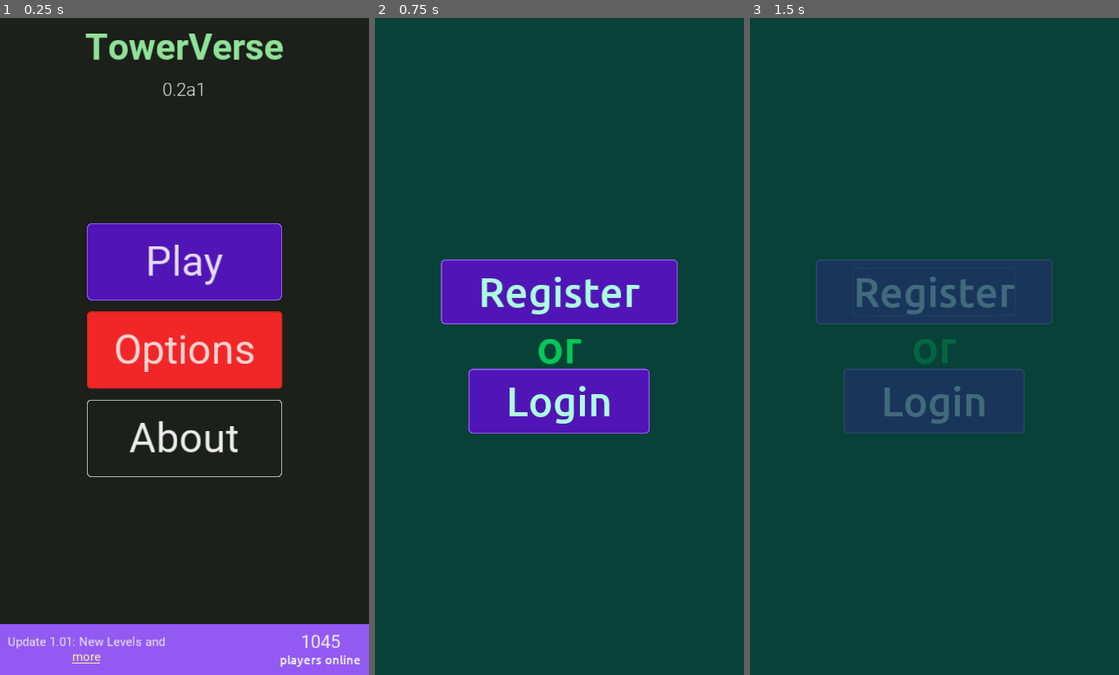
Above: before the commit, frames 1-3 (left to right).
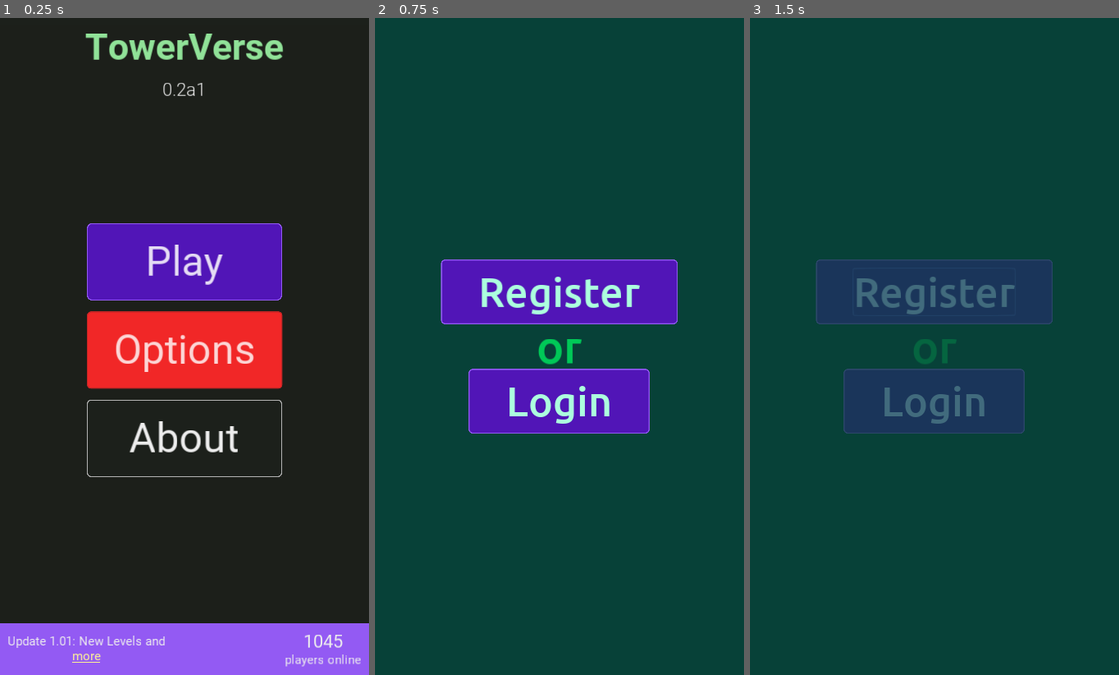
Above: after the commit, the same moments.

Repository: TowerVerse/towerverseandroid
Game: Godot game, scene res://assets/Scenes/StartMenu.tscn
Same seed, same stepped clock (60 frames per second), same inputs: the game is played once before the commit and once after it.
Inputs:
- Up to frame 1 (0.25 s): no input
- Up to frame 2 (0.75 s): click "Play" at 0.5 s
- Up to frame 3 (1.5 s): click "Register" at 1.25 s

The runs differ from the first frame. In frame 1, 0.7% of the frame differs, in the area x 0-100%, y 92-99%; in frame 2, nothing differs; in frame 3, nothing differs.

Commit message:
Start menu fix

Diff:
--- a/assets/Scenes/StartMenu.tscn
+++ b/assets/Scenes/StartMenu.tscn
@@ -2,7 +2,6 @@
 
 [ext_resource path="res://assets/Scripts/StartMenu.gd" type="Script" id=3]
 [ext_resource path="res://assets/Fonts/label_font.tres" type="DynamicFont" id=6]
-[ext_resource path="res://assets/Fonts/Ubuntu-Medium.ttf" type="DynamicFontData" id=7]
 
 [sub_resource type="Gradient" id=1]
 offsets = PoolRealArray( 0 )
@@ -101,18 +100,21 @@
 use_filter = true
 font_data = SubResource( 18 )
 
-[sub_resource type="DynamicFontData" id=13]
+[sub_resource type="DynamicFontData" id=19]
 font_path = "res://assets/Fonts/Roboto-Regular.ttf"
 
 [sub_resource type="DynamicFont" id=11]
 size = 36
 use_filter = true
-font_data = SubResource( 13 )
+font_data = SubResource( 19 )
+
+[sub_resource type="DynamicFontData" id=20]
+font_path = "res://assets/Fonts/Roboto-Regular.ttf"
 
 [sub_resource type="DynamicFont" id=12]
 size = 24
 use_filter = true
-font_data = ExtResource( 7 )
+font_data = SubResource( 20 )
 
 [node name="StartMenu" type="MarginContainer"]
 anchor_right = 1.0
@@ -237,7 +239,7 @@
 }
 
 [node name="bottom_container" type="PanelContainer" parent="."]
-margin_top = 1179.0
+margin_top = 1178.0
 margin_right = 720.0
 margin_bottom = 1280.0
 size_flags_vertical = 10
@@ -248,7 +250,7 @@
 
 [node name="margin_container" type="MarginContainer" parent="bottom_container"]
 margin_right = 720.0
-margin_bottom = 101.0
+margin_bottom = 102.0
 custom_constants/margin_right = 15
 custom_constants/margin_top = 15
 custom_constants/margin_left = 15
@@ -258,12 +260,12 @@
 margin_left = 15.0
 margin_top = 15.0
 margin_right = 705.0
-margin_bottom = 86.0
+margin_bottom = 87.0
 
 [node name="update_container" type="VBoxContainer" parent="bottom_container/margin_container/h_box_container"]
-margin_top = 6.0
+margin_top = 7.0
 margin_right = 309.0
-margin_bottom = 64.0
+margin_bottom = 65.0
 size_flags_horizontal = 0
 size_flags_vertical = 4
 custom_constants/separation = 0
@@ -289,16 +291,16 @@
 text = "more"
 
 [node name="player_count_container" type="VBoxContainer" parent="bottom_container/margin_container/h_box_container"]
-margin_left = 533.0
+margin_left = 543.0
 margin_right = 690.0
-margin_bottom = 71.0
+margin_bottom = 72.0
 size_flags_horizontal = 10
 size_flags_vertical = 4
 custom_constants/separation = 0
 
 [node name="count" type="Label" parent="bottom_container/margin_container/h_box_container/player_count_container"]
-margin_left = 38.0
-margin_right = 118.0
+margin_left = 33.0
+margin_right = 113.0
 margin_bottom = 43.0
 size_flags_horizontal = 4
 custom_fonts/font = SubResource( 11 )
@@ -307,8 +309,8 @@
 
 [node name="text" type="Label" parent="bottom_container/margin_container/h_box_container/player_count_container"]
 margin_top = 43.0
-margin_right = 157.0
-margin_bottom = 71.0
+margin_right = 147.0
+margin_bottom = 72.0
 size_flags_horizontal = 4
 custom_fonts/font = SubResource( 12 )
 custom_colors/font_color = Color( 0.929412, 0.929412, 0.929412, 1 )
